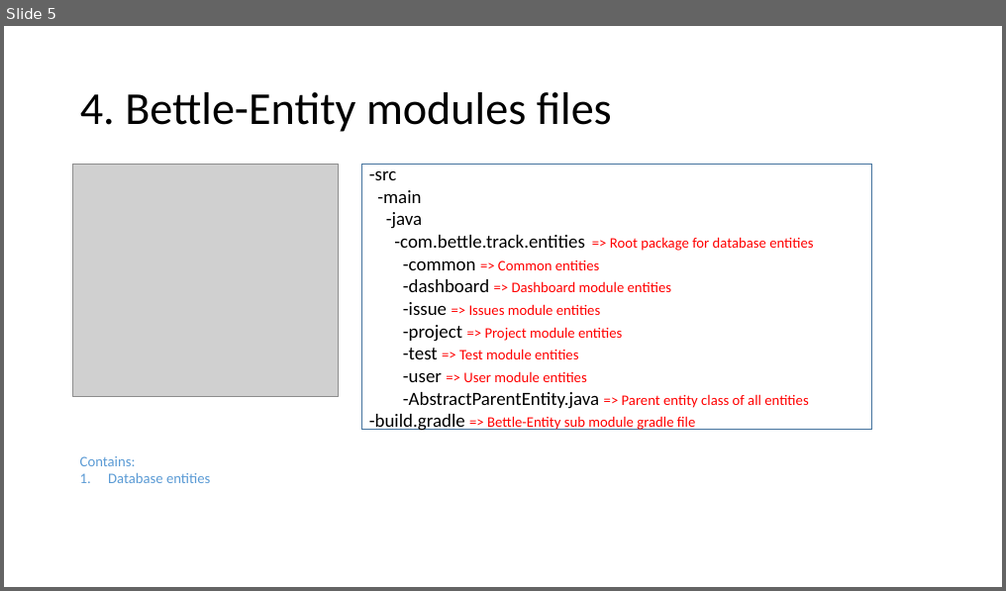
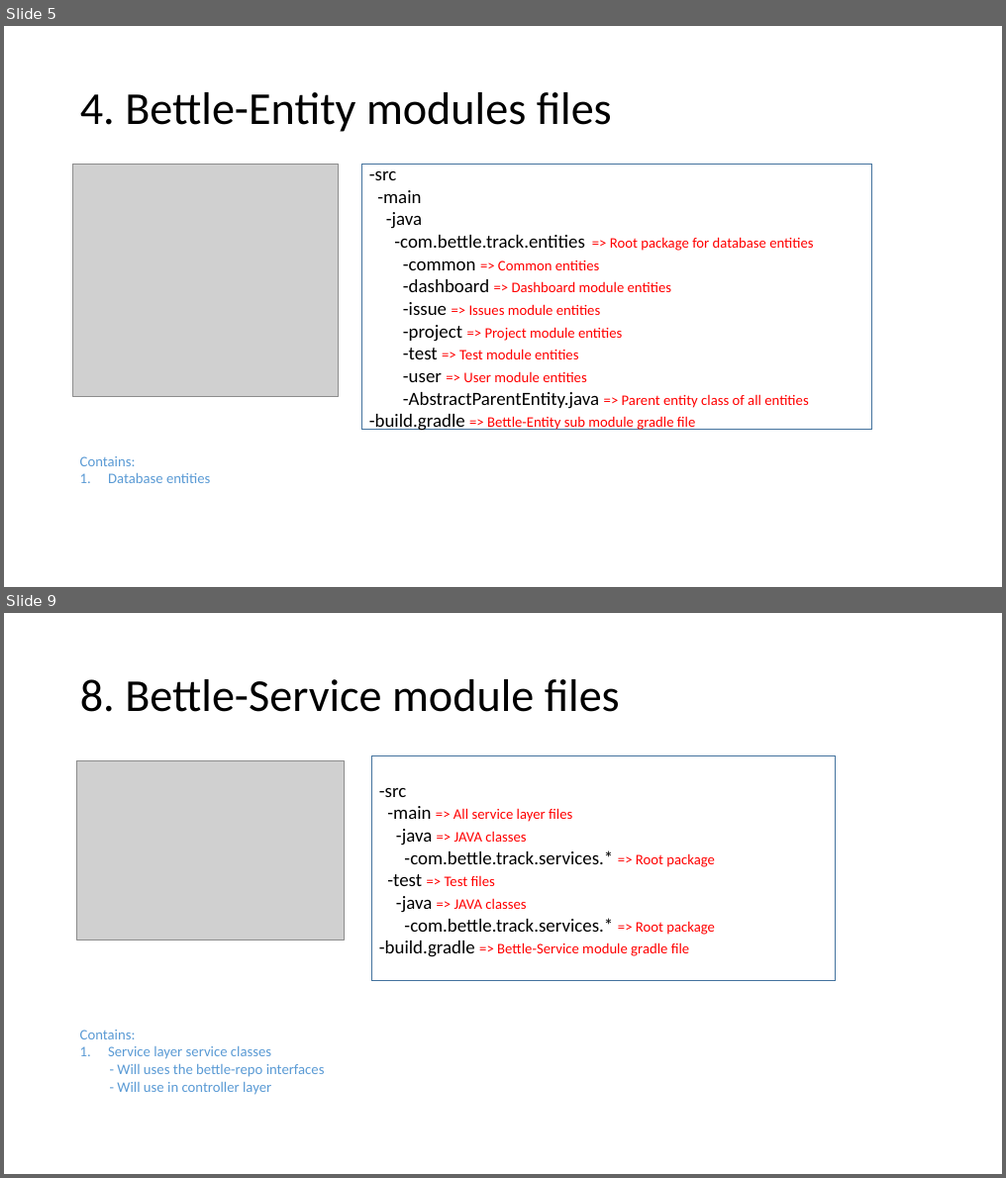
Before and after one commit to yugandhargangu/Bettle-Track, a slide deck: documents/05_Application_structure.pptx. Shown one above the other, each under a label of ours: slide 5 before the commit, slides 5 and 9 after it; the slides between them are not shown. The pictures are 1006x591 and 1006x1178 pixels, drawn with LibreOffice and Linux fonts; fonts in the diff are those of the drawing; grey boxes stand for pictures. Boxes give left, top, right and bottom in pixels: in the first picture for what was removed or moved away, otherwise in the second. Text is boxed around its words. In the diff, an @@ line names an element or a change of style, - is before the commit and + after.

Commit message:
Added two modules
1. bettle-repo module
   - Contains all repository interfaces
2. bettle-service module
   - COntains all service classes

```diff
--- a/documents/05_Application_structure.pptx
+++ b/documents/05_Application_structure.pptx
@@ slide 9 added at (4, 613, 1002, 1174), background #FFFFFF @@
@@ title added at (80, 679, 620, 712), 44 pt, text #000000 @@
+8. Bettle-Service module files
@@ picture added at (76, 761, 344, 940) @@
@@ rectangle added at (371, 756, 835, 981), outline #43739E 1 pt, 14 pt, text #FF0000 @@
+-src
+-main => All service layer files
+-java => JAVA classes
+-com.bettle.track.services.* => Root package
+-test => Test files
+-java => JAVA classes
+-com.bettle.track.services.* => Root package
+-build.gradle => Bettle-Service module gradle file
@@ text added at (80, 1030, 325, 1095), 14 pt, text #5B9BD5 @@
+Contains:
+1. Service layer service classes
+- Will uses the bettle-repo interfaces
+- Will use in controller layer
```
Also in this commit, not shown: 4 slides changed, 1 other slide added, 29 other files.
